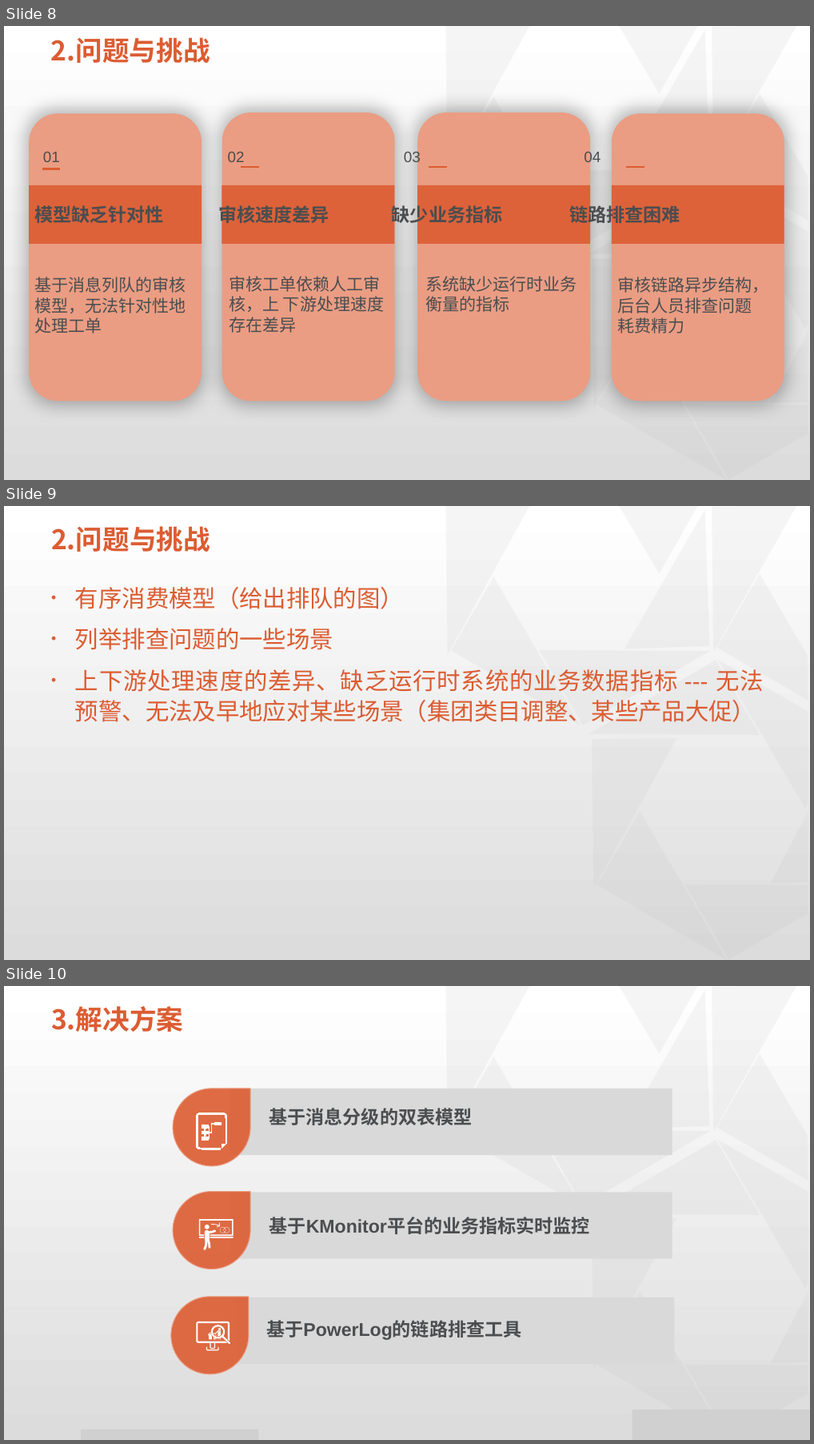
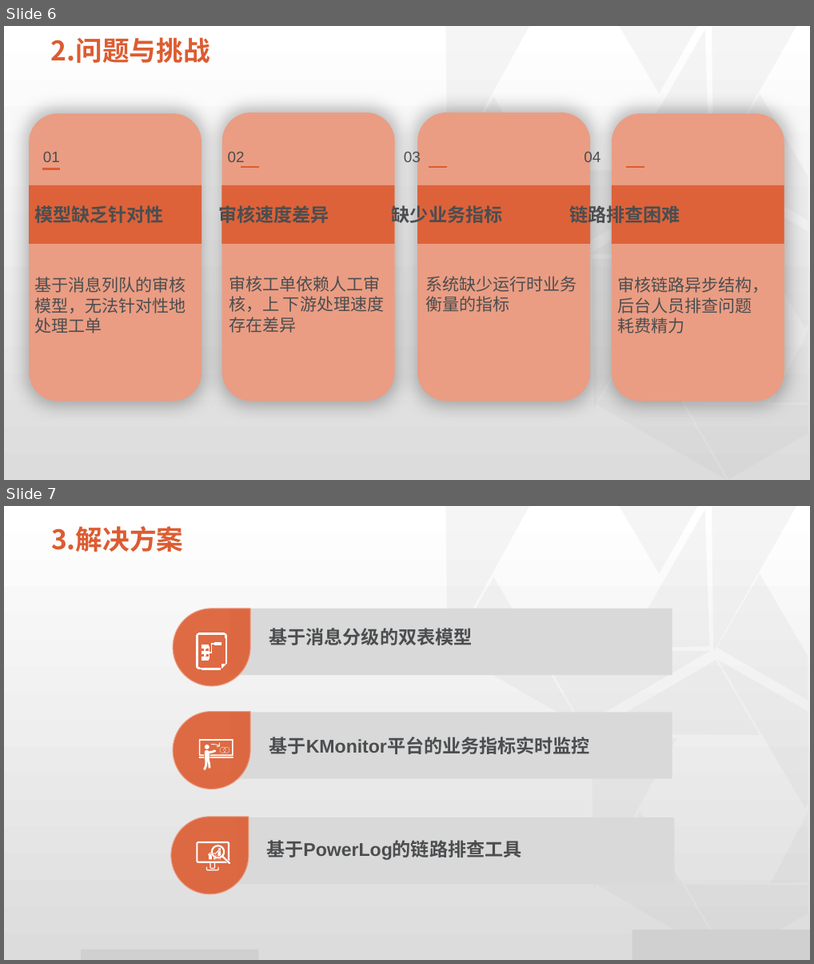
Before and after one commit to physicsLoveJava/java-miscellaneous, a slide deck: tech-interview/a-task/实习总结-07-26.pptx. Shown one above the other, each under a label of ours: slides 8, 9 and 10 before the commit, slides 6 and 7 after it. The pictures are 814x1444 and 814x964 pixels, drawn with LibreOffice and Linux fonts; fonts in the diff are those of the drawing; grey boxes stand for pictures; background and template pictures are left out. Boxes give left, top, right and bottom in pixels: in the first picture for what was removed or moved away, otherwise in the second. Text is boxed around its words. In the diff, an @@ line names an element or a change of style, - is before the commit and + after.

```diff
--- a/tech-interview/a-task/实习总结-07-26.pptx
+++ b/tech-interview/a-task/实习总结-07-26.pptx
@@ slide 9 removed at box(4, 506, 810, 960), background #FFFFFF; not listed: 14 template elements that a slide beside it also shows @@
@@ title removed at box(51, 526, 210, 552) @@
-2.问题与挑战
@@ text removed at box(75, 587, 764, 722) @@
-• 有序消费模型（给出排队的图）
-• 列举排查问题的一些场景
-• 上下游处理速度的差异、缺乏运行时系统的业务数据指标 --- 无法预警、无法及早地应对某些场景（集团类目调整、某些产品大促）
@@ what was slide 8 is now slide 6 @@
@@ what was slide 10 is now slide 7 @@
```
Also in this commit, not shown: 8 slides changed, 1 slide added, 3 other slides removed.
